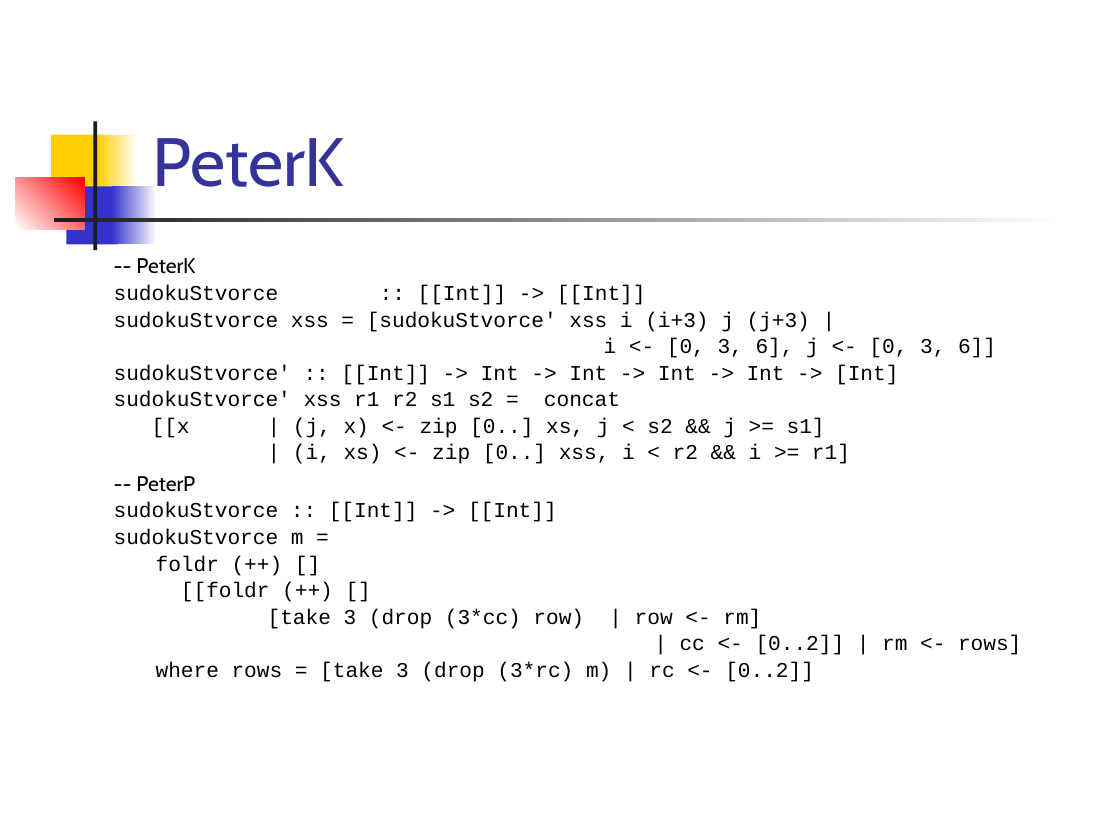
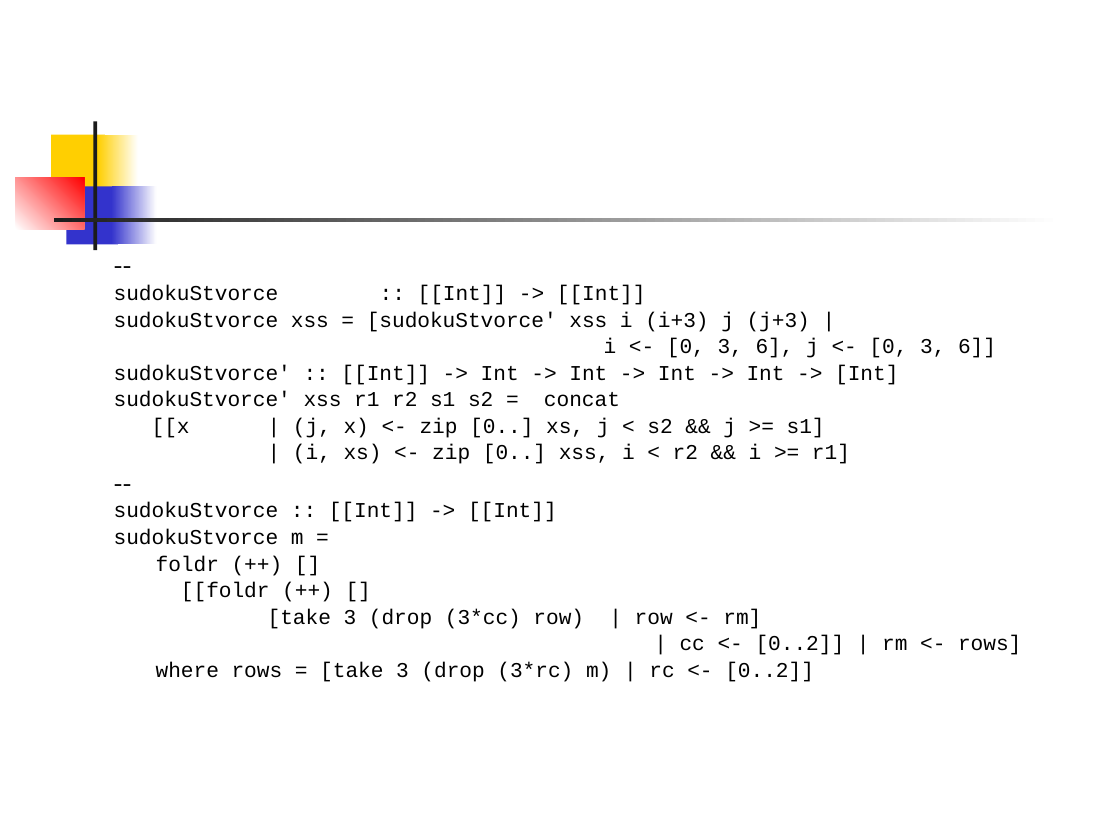
Before and after one commit to Funkcionalne/Prednasky, a slide deck: slide 10 of 04/04_fpro.ppt (slide 9 before the commit). Drawn at 1120x840 pixels with LibreOffice and Linux fonts; fonts in the diff are those of the drawing. Boxes give left, top, right and bottom in pixels: in the first picture for what was removed or moved away, otherwise in the second. Text is boxed around its words. In the diff, an @@ line names an element or a change of style, - is before the commit and + after.

```diff
--- a/04/04_fpro.ppt
+++ b/04/04_fpro.ppt
@@ title removed at <box>152,138,344,187</box> @@
-PeterK
@@ text at <box>136,258,195,274</box>: text changed @@
--- PeterK
+--
@@ text at <box>136,476,195,492</box>: text changed @@
--- PeterP
+--
```
Also in this commit, not shown: 1 other slide changed, 1 slide added, 12 other files.
